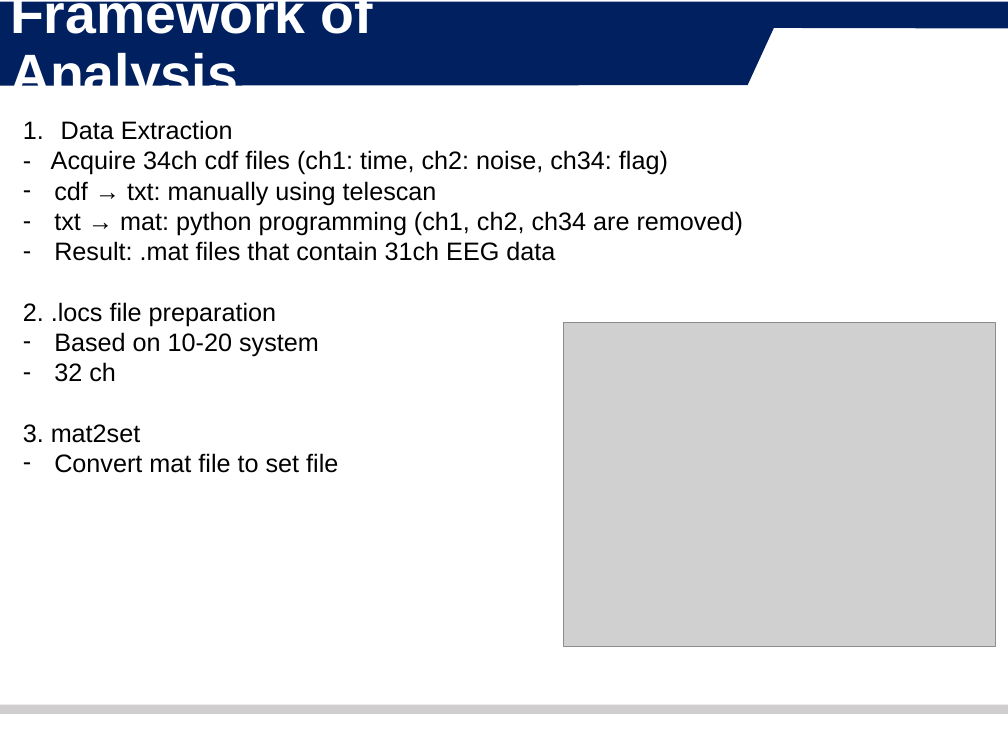
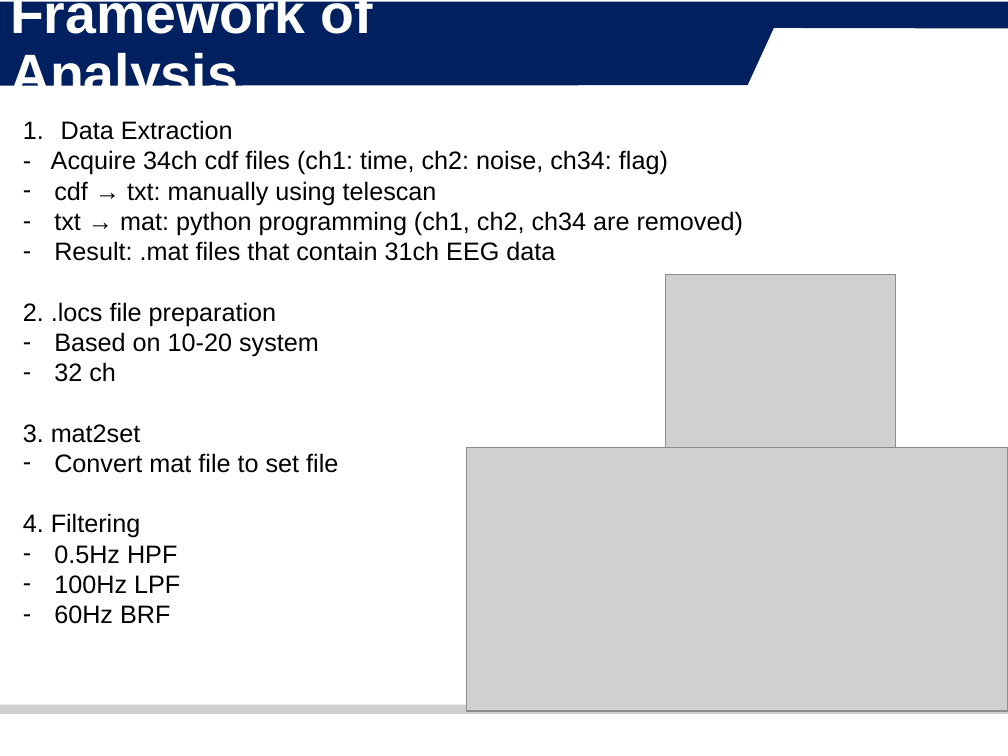
Before and after one commit to Esoh124/B2X_2nd_Year_3rd_Pilot_Customizing, a slide deck: slide 4 of matlab/03_PILOT_Framework of Analysis.pptx. Drawn at 1008x756 pixels with LibreOffice and Linux fonts; fonts in the diff are those of the drawing; grey boxes stand for pictures; background and template pictures are left out. Boxes give left, top, right and bottom in pixels: in the first picture for what was removed or moved away, otherwise in the second. Text is boxed around its words. In the diff, an @@ line names an element or a change of style, - is before the commit and + after.

```diff
--- a/matlab/03_PILOT_Framework of Analysis.pptx
+++ b/matlab/03_PILOT_Framework of Analysis.pptx
@@ picture: place and size @@
-picture at [563,323,995,646]
+picture at [665,274,896,447]
@@ picture added at [467,448,1008,712] @@
@@ text at [23,513,180,624]: paragraphs added @@
+4. Filtering
+– 0.5Hz HPF
+– 100Hz LPF
+– 60Hz BRF
```
Also in this commit, not shown: 1 slide added, 7 other files.
